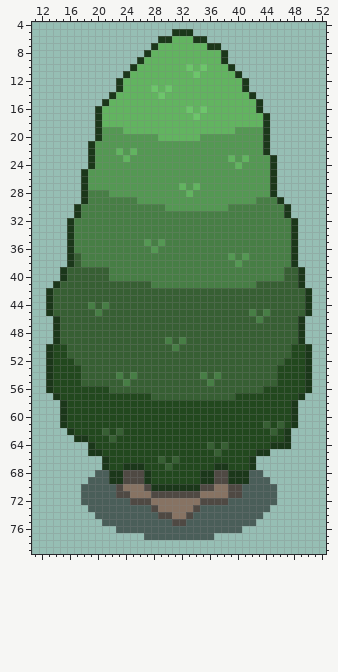
A sprite sheet gets an edit: Assets/_Project/Art/Exports/World Assets/SPR Tree.png. Above is the file before it was changed.
The file is 64x80 pixels. Shown: x 11..52, y 4..79.
The same view after the edit:
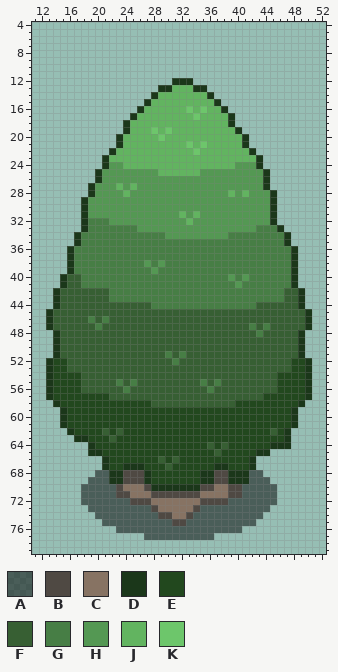
Palette (. is transparent): A #00000081  B #4f4943  C #877363  D #1b371a  E #22481e  F #375f33  G #477e45  H #549853  J #62b460  K #6dc66b
From the commit log: Mine Moved and trees edited
Changes in this commit:
@@ x 11..52 @@
  4 ..........................................
- 5 ....................DDD...................
- 6 ..................DDJJJDD.................
- 7 .................DJJJJJJJDD...............
- 8 ................DJJJJJJJJJJD..............
- 9 ...............DJJJJJJJJJJJD..............
-10 ..............DJJJJJJJKJKJJJD.............
-11 .............DJJJJJJJJJKJJJJJD............
-12 ............DJJJJJJJJJJJJJJJJJD...........
-13 ............DJJJJKJKJJJJJJJJJJD...........
-14 ...........DJJJJJJKJJJJJJJJJJJJD..........
-15 ..........DJJJJJJJJJJJJJJJJJJJJJD.........
-16 .........DJJJJJJJJJJJJKJKJJJJJJJD.........
-17 .........DJJJJJJJJJJJJJKJJJJJJJJJD........
-18 .........DJJJJJJJJJJJJJJJJJJJJJJJD........
-19 .........DHHHJJJJJJJJJJJJJJJJHHHHD........
-20 .........DHHHHHHHHJJJJJJHHHHHHHHHD........
-21 ........DHHHHHHHHHHHHHHHHHHHHHHHHD........
-22 ........DHHHJHJHHHHHHHHHHHHHHHHHHD........
-23 ........DHHHHJHHHHHHHHHHHHHHJHJHHHD.......
-24 ........DHHHHHHHHHHHHHHHHHHHHJHHHHD.......
-25 .......DHHHHHHHHHHHHHHHHHHHHHHHHHHD.......
-26 .......DHHHHHHHHHHHHHHHHHHHHHHHHHHD.......
-27 .......DHHHHHHHHHHHHHJHJHHHHHHHHHHD.......
-28 .......DGGGHHHHHHHHHHHJHHHHHHHHHHHD.......
-29 .......DGGGGGGGHHHHHHHHHHHHHHHHHGGGD......
-30 ......DGGGGGGGGGGGGHHHHHHHHHGGGGGGGGD.....
-31 ......DGGGGGGGGGGGGGGGGGGGGGGGGGGGGGD.....
-32 .....DGGGGGGGGGGGGGGGGGGGGGGGGGGGGGGGD....
-33 .....DGGGGGGGGGGGGGGGGGGGGGGGGGGGGGGGD....
-34 .....DGGGGGGGGGGGGGGGGGGGGGGGGGGGGGGGD....
-35 .....DGGGGGGGGGGHGHGGGGGGGGGGGGGGGGGGD....
-36 .....DGGGGGGGGGGGHGGGGGGGGGGGGGGGGGGGD....
-37 .....DFGGGGGGGGGGGGGGGGGGGGGHGHGGGGGGD....
-38 .....DFGGGGGGGGGGGGGGGGGGGGGGHGGGGGGGD....
-39 ....DFFFFFFGGGGGGGGGGGGGGGGGGGGGGGGGFFD...
-40 ....DFFFFFFGGGGGGGGGGGGGGGGGGGGGGGGGFFD...
-41 ...DFFFFFFFFFFFFFGGGGGGGGGGGGGGGFFFFFFD...
-42 ..DFFFFFFFFFFFFFFFFFFFFFFFFFFFFFFFFFFFFD..
-43 ..DFFFFFFFFFFFFFFFFFFFFFFFFFFFFFFFFFFFFD..
-44 ..DFFFFFGFGFFFFFFFFFFFFFFFFFFFFFFFFFFFFD..
-45 ..DFFFFFFGFFFFFFFFFFFFFFFFFFFFFGFGFFFFFD..
-46 ...DFFFFFFFFFFFFFFFFFFFFFFFFFFFFGFFFFFD...
-47 ...DFFFFFFFFFFFFFFFFFFFFFFFFFFFFFFFFFFD...
-48 ...DFFFFFFFFFFFFFFFFFFFFFFFFFFFFFFFFFFD...
-49 ...DFFFFFFFFFFFFFFFGFGFFFFFFFFFFFFFFFFD...
-50 ..DEEFFFFFFFFFFFFFFFGFFFFFFFFFFFFFFFFEED..
-51 ..DEEFFFFFFFFFFFFFFFFFFFFFFFFFFFFFFFFEED..
-52 ..DEEEFFFFFFFFFFFFFFFFFFFFFFFFFFFFFFEEED..
-53 ..DEEEEFFFFFFFFFFFFFFFFFFFFFFFFFFFFEEEED..
-54 ..DEEEEFFFFFGFGFFFFFFFFFGFGFFFFFFFFEEEED..
-55 ..DEEEEFFFFFFGFFFFFFFFFFFGFFFFFFFFFEEEED..
-56 ..DEEEEEEEEFFFFFFFFFFFFFFFFFFFFFFEEEEEED..
-57 ...DEEEEEEEEEEEEEFFFFFFFFFFFFEEEEEEEEED...
-58 ....DEEEEEEEEEEEEEEEEEEEEEEEEEEEEEEEED....
+ 5 ..........................................
+ 6 ..........................................
+ 7 ..........................................
+ 8 ..........................................
+ 9 ..........................................
+10 ..........................................
+11 ..........................................
+12 ....................DDD...................
+13 ..................DDJJJDD.................
+14 .................DJJJJJJJD................
+15 ................DJJJJJJJJJD...............
+16 ...............DJJJJJJKJKJJD..............
+17 ..............DJJJJJJJJKJJJJD.............
+18 .............DJJJJJJJJJJJJJJD.............
+19 .............DJJJKJKJJJJJJJJJD............
+20 ............DJJJJJKJJJJJJJJJJJD...........
+21 ............DJJJJJJJJJKJKJJJJJD...........
+22 ...........DJJJJJJJJJJJKJJJJJJJD..........
+23 ..........DJJJJJJJJJJJJJJJJJJJJJD.........
+24 ..........DHHJJJJJJJJJJJJJJJJHHHD.........
+25 .........DHHHHHHHHJJJJJJHHHHHHHHHD........
+26 .........DHHHHHHHHHHHHHHHHHHHHHHHD........
+27 ........DHHHJHJHHHHHHHHHHHHHHHHHHD........
+28 ........DHHHHJHHHHHHHHHHHHHHJHJHHHD.......
+29 .......DHHHHHHHHHHHHHHHHHHHHHHHHHHD.......
+30 .......DHHHHHHHHHHHHHHHHHHHHHHHHHHD.......
+31 .......DHHHHHHHHHHHHHJHJHHHHHHHHHHD.......
+32 .......DGGGHHHHHHHHHHHJHHHHHHHHHHHD.......
+33 .......DGGGGGGGHHHHHHHHHHHHHHHHHGGGD......
+34 ......DGGGGGGGGGGGGHHHHHHHHHGGGGGGGGD.....
+35 ......DGGGGGGGGGGGGGGGGGGGGGGGGGGGGGD.....
+36 .....DGGGGGGGGGGGGGGGGGGGGGGGGGGGGGGGD....
+37 .....DGGGGGGGGGGGGGGGGGGGGGGGGGGGGGGGD....
+38 .....DGGGGGGGGGGHGHGGGGGGGGGGGGGGGGGGD....
+39 .....DGGGGGGGGGGGHGGGGGGGGGGGGGGGGGGGD....
+40 ....DFFGGGGGGGGGGGGGGGGGGGGGHGHGGGGGGD....
+41 ....DFFGGGGGGGGGGGGGGGGGGGGGGHGGGGGGGD....
+42 ...DFFFFFFFGGGGGGGGGGGGGGGGGGGGGGGGGFFD...
+43 ...DFFFFFFFGGGGGGGGGGGGGGGGGGGGGGGGGFFD...
+44 ...DFFFFFFFFFFFFFGGGGGGGGGGGGGGGFFFFFFD...
+45 ..DFFFFFFFFFFFFFFFFFFFFFFFFFFFFFFFFFFFFD..
+46 ..DFFFFFGFGFFFFFFFFFFFFFFFFFFFFFFFFFFFFD..
+47 ..DFFFFFFGFFFFFFFFFFFFFFFFFFFFFGFGFFFFFD..
+48 ...DFFFFFFFFFFFFFFFFFFFFFFFFFFFFGFFFFFD...
+49 ...DFFFFFFFFFFFFFFFFFFFFFFFFFFFFFFFFFFD...
+50 ...DFFFFFFFFFFFFFFFFFFFFFFFFFFFFFFFFFFD...
+51 ...DFFFFFFFFFFFFFFFGFGFFFFFFFFFFFFFFFFD...
+52 ..DEEFFFFFFFFFFFFFFFGFFFFFFFFFFFFFFFFEED..
+53 ..DEEFFFFFFFFFFFFFFFFFFFFFFFFFFFFFFFFEED..
+54 ..DEEEEFFFFFFFFFFFFFFFFFFFFFFFFFFFFEEEED..
+55 ..DEEEEFFFFFGFGFFFFFFFFFGFGFFFFFFFFEEEED..
+56 ..DEEEEFFFFFFGFFFFFFFFFFFGFFFFFFFFFEEEED..
+57 ..DEEEEEEEEFFFFFFFFFFFFFFFFFFFFFFEEEEEED..
+58 ...DEEEEEEEEEEEEEFFFFFFFFFFFFEEEEEEEEED...
 59 ....DEEEEEEEEEEEEEEEEEEEEEEEEEEEEEEEED....
 60 ....DEEEEEEEEEEEEEEEEEEEEEEEEEEEEEEEED....
-61 ....DEEEEEEEEEEEEEEEEEEEEEEEEEEEEFEFED....
+61 ....DEEEEEEEEEEEEEEEEEEEEEEEEEEEEEEEED....
 62 .....DEEEEFEFEEEEEEEEEEEEEEEEEEEEEFED.....
Pixel boxes of the changes (left, top, right, bottom) in both pictures:
changed: (46, 29, 312, 428)
